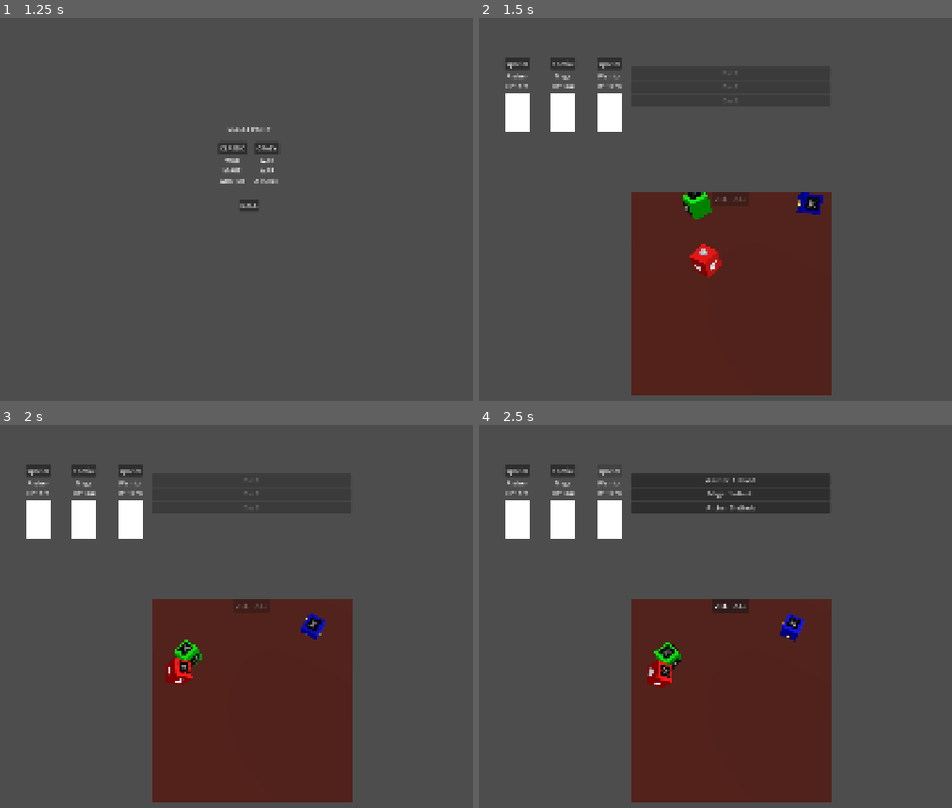
Above: before the commit, frames 1-4 (two rows, left to right).
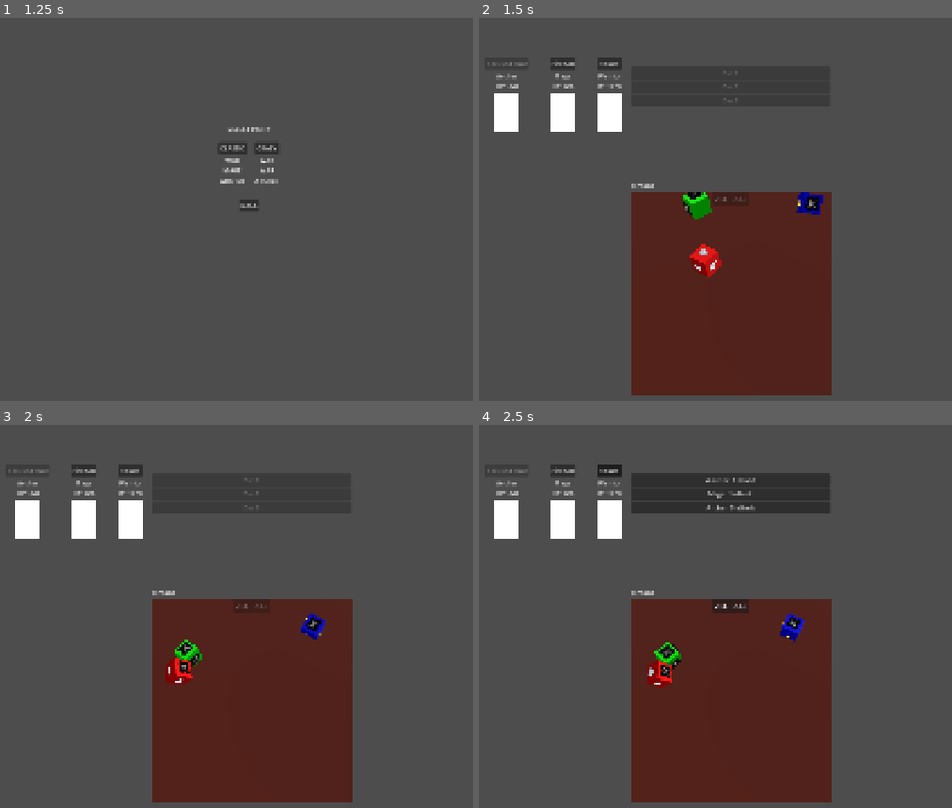
Above: after the commit, the same moments.

Repository: Emilgod/DICE-ROGUELITE
Game: Godot game, scene res://SCENES/UI/main_menu.tscn
Two runs of this game, one before a commit and one after it. Both use one fixed random seed, a clock stepped at 60 frames per second and the inputs below.
Inputs (mouse positions are in pixels of both pictures, inside the frame that each line leads up to):
- Up to frame 1 (1.25 s): click "PLAY" at 0.5 s
- Up to frame 2 (1.5 s): click "CLASSIC" at 1.25 s
- Up to frame 3 (2 s): no input
- Up to frame 4 (2.5 s): click (611, 470) at 2 s, where only the run before the commit has a clickable "special"

Frame 1 is identical in both runs. In frame 2, 0.8% of the frame differs, in the area x 3-37%, y 10-45%; in frame 3, 0.8%; in frame 4, 0.9%.

Commit message:
abilities , priest template

Diff:
--- /dev/null
+++ b/RESOURCES/ability.gd
@@ -0,0 +1,17 @@
+extends Resource
+class_name Ability
+
+@export var name: String = ""
+@export var description: String = ""
+@export var ability_type: String = ""  # "active" or "passive"
+@export var mana_cost: int = 0
+@export var cooldown: int = 0
+
+func execute(source: Character, target) -> void:
+	match ability_type:
+		"active":
+			# Player must click to use
+			pass
+		"passive":
+			# Always active
+			pass
--- a/RESOURCES/character.gd
+++ b/RESOURCES/character.gd
@@ -8,14 +8,17 @@
 @export var dice_pool: Array = []
 
 var current_hp: int
+var is_alive: bool = true
+var ability: Ability
 
-func _init(p_name = "", p_class = "", p_hp = 20, p_dice = [], p_color = Color.WHITE):
+func _init(p_name = "", p_class = "", p_hp = 20, p_dice = [], p_color = Color.WHITE, p_ability = null):
 	character_name = p_name
 	class_type = p_class
 	max_hp = p_hp
 	current_hp = p_hp
 	dice_pool = p_dice
 	class_color = p_color
+	ability = p_ability
 
 func take_damage(amount: int):
 	current_hp -= amount
--- a/SCENES/BOARD/board.gd
+++ b/SCENES/BOARD/board.gd
@@ -5,6 +5,7 @@
 @onready var button: Button = $UI/Button
 @export var actions_container: VBoxContainer
 @export var party_container: HBoxContainer
+@export var mana_label: Label
 
 @export var rerolls_remaining: int = 2
 var dice_scene = preload("res://SCENES/DICE/dice.tscn")
@@ -13,7 +14,7 @@
 var party: Array[Character] = []
 var all_dice = []
 var dice_to_character = {}
-
+var party_mana: int = 0
 func _ready() -> void:
 	setup_with_party(GameManager.selected_party)
 	setup_party_display()
@@ -102,6 +103,7 @@
 		placeholder.text = "Die %d" % (i + 1)
 		placeholder.disabled = true
 		placeholder.modulate = Color.GRAY
+		placeholder.toggle_mode = true
 		actions_container.add_child(placeholder)
 
 func update_dice_results():
--- a/SCENES/CHARACTER STUFF/character_ui.gd
+++ b/SCENES/CHARACTER STUFF/character_ui.gd
@@ -3,12 +3,18 @@
 @export var hp_label: Label
 @export var sprite_rect: TextureRect
 @export var name_label: Label
+@export var ability_button: Button
 
 var character: Character
 
 func setup(char: Character):
 	character = char
 	name_label.text = char.character_name
+	if char.ability:
+		ability_button.text = char.ability.name
+		ability_button.tooltip_text = char.ability.description
+		if char.ability.ability_type == "passive":
+			ability_button.disabled = true
 	update_hp()
 
 func update_hp():
--- a/SCENES/CHARACTER STUFF/character_ui.tscn
+++ b/SCENES/CHARACTER STUFF/character_ui.tscn
@@ -4,7 +4,7 @@
 
 [sub_resource type="CanvasTexture" id="CanvasTexture_ldxep"]
 
-[node name="character_ui" type="MarginContainer" unique_id=1172489975 node_paths=PackedStringArray("hp_label", "sprite_rect", "name_label")]
+[node name="character_ui" type="MarginContainer" unique_id=1172489975 node_paths=PackedStringArray("hp_label", "sprite_rect", "name_label", "ability_button")]
 custom_minimum_size = Vector2(112, 250)
 offset_right = 114.0
 offset_bottom = 271.0
@@ -16,6 +16,7 @@
 hp_label = NodePath("Vbox/hp_label")
 sprite_rect = NodePath("Vbox/sprite_rect")
 name_label = NodePath("Vbox/name_label")
+ability_button = NodePath("Vbox/ability_button")
 
 [node name="Vbox" type="VBoxContainer" parent="." unique_id=1736615563]
 custom_minimum_size = Vector2(64, 0)
@@ -23,8 +24,9 @@
 size_flags_horizontal = 4
 size_flags_vertical = 4
 
-[node name="Button" type="Button" parent="Vbox" unique_id=271569662]
+[node name="ability_button" type="Button" parent="Vbox" unique_id=271569662]
 layout_mode = 2
+toggle_mode = true
 text = "special"
 
 [node name="name_label" type="Label" parent="Vbox" unique_id=1136505815]
--- a/SCENES/MAIN/main.tscn
+++ b/SCENES/MAIN/main.tscn
@@ -4,28 +4,29 @@
 
 [node name="Main" type="Node2D" unique_id=904934987]
 
-[node name="combat_phase" type="Control" parent="." unique_id=977447429]
+[node name="combat_phase_ui" type="Control" parent="." unique_id=977447429]
 layout_mode = 3
 anchors_preset = 0
 offset_right = 40.0
 offset_bottom = 40.0
 
-[node name="SubViewportContainer" type="SubViewportContainer" parent="combat_phase" unique_id=1668659547]
+[node name="SubViewportContainer" type="SubViewportContainer" parent="combat_phase_ui" unique_id=1668659547]
 layout_mode = 0
 offset_left = 711.0
 offset_top = 548.0
 offset_right = 1223.0
 offset_bottom = 1060.0
 
-[node name="SubViewport" type="SubViewport" parent="combat_phase/SubViewportContainer" unique_id=1366642880]
+[node name="SubViewport" type="SubViewport" parent="combat_phase_ui/SubViewportContainer" unique_id=1366642880]
 handle_input_locally = false
 render_target_update_mode = 4
 
-[node name="Board" parent="combat_phase/SubViewportContainer/SubViewport" unique_id=1498668013 node_paths=PackedStringArray("actions_container", "party_container") instance=ExtResource("1_n2i1s")]
+[node name="Board" parent="combat_phase_ui/SubViewportContainer/SubViewport" unique_id=1498668013 node_paths=PackedStringArray("actions_container", "party_container", "mana_label") instance=ExtResource("1_n2i1s")]
 actions_container = NodePath("../../../actions_container")
 party_container = NodePath("../../../party_container")
+mana_label = NodePath("../../../mana_label")
 
-[node name="actions_container" type="VBoxContainer" parent="combat_phase" unique_id=1970969888]
+[node name="actions_container" type="VBoxContainer" parent="combat_phase_ui" unique_id=1970969888]
 layout_mode = 0
 offset_left = 711.0
 offset_top = 43.0
@@ -33,10 +34,18 @@
 offset_bottom = 511.0
 alignment = 1
 
-[node name="party_container" type="HBoxContainer" parent="combat_phase" unique_id=2053656649]
+[node name="party_container" type="HBoxContainer" parent="combat_phase_ui" unique_id=2053656649]
 layout_direction = 3
 layout_mode = 0
 offset_left = -674.0
 offset_top = 111.0
 offset_right = 37.0
 offset_bottom = 482.0
+
+[node name="mana_label" type="Label" parent="combat_phase_ui" unique_id=578840787]
+layout_mode = 0
+offset_left = 714.0
+offset_top = 516.0
+offset_right = 796.0
+offset_bottom = 542.0
+text = "0 mana"
--- a/hero_templates/hero_templates.gd
+++ b/hero_templates/hero_templates.gd
@@ -1,4 +1,14 @@
 extends Node
+
+static func get_warrior() -> Character:
+	return Character.new(
+		"Warrior",
+		"warrior",
+		12,
+		[get_warrior_die()],
+		Color.RED,
+		get_warrior_ability()
+	)
 
 static func get_warrior_die() -> DiceData:
 	return DiceData.new(
@@ -11,6 +21,25 @@
 			{"value": 4, "effects": ["self_shield"]},
 			{"value": 1, "effects": ["cleave"]}
 		]
+	)
+static func get_warrior_ability() -> Ability:
+	var ability = Ability.new()
+	ability.name = "taunt"
+	ability.description = "make an enemy target you"
+	ability.ability_type = "active"
+	ability.mana_cost = 0
+	return ability
+
+
+
+static func get_mage() -> Character:
+	return Character.new(
+		"Mage",
+		"mage",
+		6,
+		[get_mage_die()],
+		Color.BLUE,
+		get_mage_ability()
 	)
 
 static func get_mage_die() -> DiceData:
@@ -26,6 +55,27 @@
 		]
 	)
 
+static func get_mage_ability() -> Ability:
+	var ability = Ability.new()
+	ability.name = "Fireball"
+	ability.description = "Deal 2 damage, costs 2 mana"
+	ability.ability_type = "active"
+	ability.mana_cost = 2
+	return ability
+
+
+
+
+static func get_archer() -> Character:
+	return Character.new(
+		"Archer",
+		"archer",
+		8,
+		[get_archer_die()],
+		Color.GREEN,
+		get_archer_ability()
+	)
+
 static func get_archer_die() -> DiceData:
 	return DiceData.new(
 		"Archer Die",
@@ -39,32 +89,48 @@
 		]
 	)
 
-static func get_warrior() -> Character:
+static func get_archer_ability() -> Ability:
+	var ability = Ability.new()
+	ability.name = "Focused Shot"
+	ability.description = "Passive: Double damage vs furthest enemy"
+	ability.ability_type = "passive"
+	ability.mana_cost = 0
+	return ability
+
+static func get_priest() -> Character:
 	return Character.new(
-		"Warrior",
-		"warrior",
-		12,
-		[get_warrior_die()],
-		Color.RED
+		"Priest",
+		"priest",
+		5,
+		[get_priest_die()],
+		Color.GHOST_WHITE,
+		get_priest_ability()
 	)
 
-static func get_mage() -> Character:
-	return Character.new(
-		"Mage",
-		"mage",
-		6,
-		[get_mage_die()],
-		Color.BLUE
+static func get_priest_die() -> DiceData:
+	return DiceData.new(
+		"Priest Die",
+		[
+			{"value": 1, "effects": ["attack"]},
+			{"value": 1, "effects": ["attack"]},
+			{"value": 2, "effects": ["mana"]},
+			{"value": 2, "effects": ["mana"]},
+			{"value": 1, "effects": ["mana"]},
+			{"value": 0, "effects": []}
+		]
 	)
 
-static func get_archer() -> Character:
-	return Character.new(
-		"Archer",
-		"archer",
-		8,
-		[get_archer_die()],
-		Color.GREEN
-	)
+static func get_priest_ability() -> Ability:
+	var ability = Ability.new()
+	ability.name = "Dispel"
+	ability.description = "Remove random enemy buff or debuff, costs 1 mana"
+	ability.ability_type = "active"
+	ability.mana_cost = 1
+	return ability
+
+
+
+
 
 
 	# Party presets
Not shown, added: RESOURCES/ability.gd.uid
